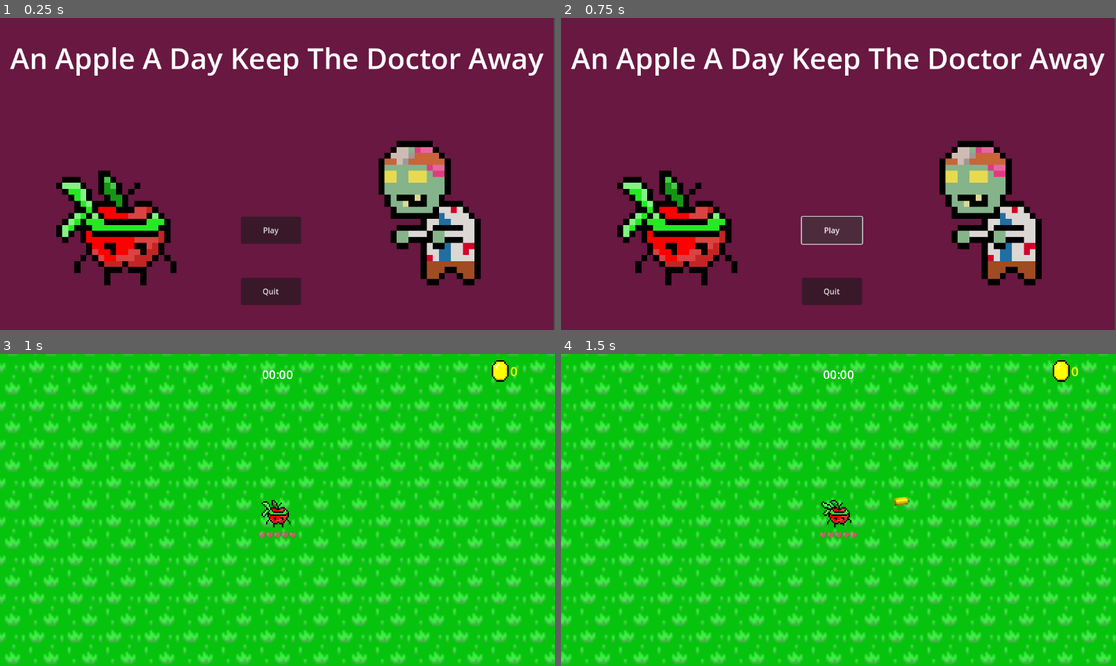
Above: before the commit, frames 1-4 (two rows, left to right).
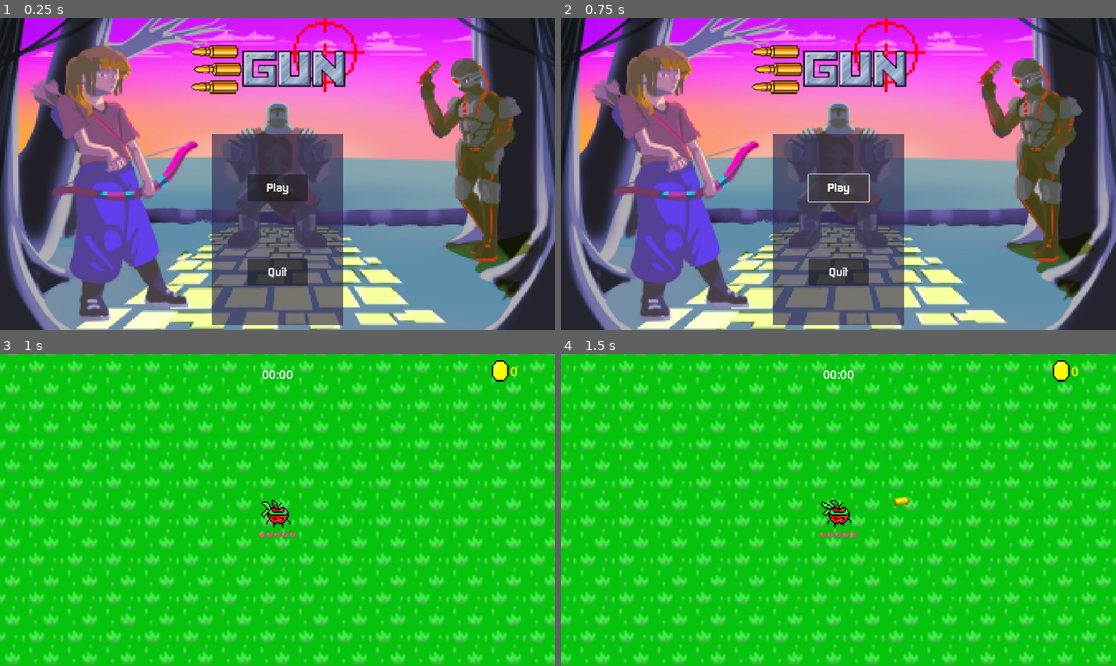
Above: after the commit, the same moments.

Repository: felixtjahyadi/halustudio
Game: Godot game, scene res://scenes/Utils/title.tscn
Same seed, same stepped clock (60 frames per second), same inputs: the game is played once before the commit and once after it. Sound files missing from this copy of the repository are replaced by a short silence.
Inputs (mouse positions are in pixels of both pictures, inside the frame that each line leads up to):
- Up to frame 1 (0.25 s): no input
- Up to frame 2 (0.75 s): click "Play" at 0.5 s
- Up to frame 3 (1 s): no input
- Up to frame 4 (1.5 s): tap Enter at 1.25 s; move the mouse to (960, 494) at 1.27 s; hold D (right) from 1.28 s (still down); click (960, 494) at 1.35 s

The runs differ from the first frame. In frame 1, 100% of the frame differs, in the area x 0-100%, y 0-100%; in frame 2, 100%; in frame 3, nothing differs; in frame 4, nothing differs.

Commit message:
added font, mainmenu-bg, and spawn sheet; modified button and title scene

Diff:
--- a/scenes/Utils/button.tscn
+++ b/scenes/Utils/button.tscn
@@ -1,12 +1,15 @@
-[gd_scene load_steps=3 format=3 uid="uid://by60aag4ff5ly"]
+[gd_scene load_steps=4 format=3 uid="uid://by60aag4ff5ly"]
 
 [ext_resource type="Script" path="res://scripts/button.gd" id="1_vreaw"]
+[ext_resource type="FontFile" uid="uid://dwnvyvhbkpxe3" path="res://assets/Font/Raw/continuum bold.ttf" id="1_wa0dn"]
 [ext_resource type="AudioStream" uid="uid://instngy7814" path="res://assets/Audio/mouse-click-153941.mp3" id="2_18rpd"]
 
 [node name="Button" type="Button"]
 custom_minimum_size = Vector2(125, 56)
 offset_right = 125.0
 offset_bottom = 56.0
+theme_override_fonts/font = ExtResource("1_wa0dn")
+theme_override_font_sizes/font_size = 25
 text = "EXAMPLE"
 script = ExtResource("1_vreaw")
 
--- a/scenes/Utils/title.tscn
+++ b/scenes/Utils/title.tscn
@@ -1,9 +1,8 @@
-[gd_scene load_steps=5 format=3 uid="uid://tosur4j40spc"]
+[gd_scene load_steps=4 format=3 uid="uid://tosur4j40spc"]
 
 [ext_resource type="Script" path="res://scripts/title.gd" id="1_pfnru"]
 [ext_resource type="PackedScene" uid="uid://by60aag4ff5ly" path="res://scenes/Utils/button.tscn" id="2_qfooj"]
-[ext_resource type="Texture2D" uid="uid://crstkvlfvg7rv" path="res://assets/Enemy/zombie_idle.png" id="3_1b6sy"]
-[ext_resource type="Texture2D" uid="uid://dvpli33nvuqmu" path="res://assets/Player/apple_idle.png" id="4_gpsc2"]
+[ext_resource type="Texture2D" uid="uid://cumu00veulya5" path="res://assets/UI/mainmenu-bg.jpg" id="2_y4aph"]
 
 [node name="Menu" type="Control"]
 layout_mode = 3
@@ -14,52 +13,45 @@
 grow_vertical = 2
 script = ExtResource("1_pfnru")
 
-[node name="ColorRect" type="ColorRect" parent="."]
-layout_mode = 0
-offset_right = 1149.0
-offset_bottom = 651.0
-color = Color(0.407843, 0.0941176, 0.254902, 1)
-
-[node name="Label" type="Label" parent="."]
-layout_mode = 0
-offset_right = 1150.0
-offset_bottom = 166.0
-theme_override_font_sizes/font_size = 60
-text = "An Apple A Day Keep The Doctor Away"
-horizontal_alignment = 1
-vertical_alignment = 1
+[node name="TextureRect" type="TextureRect" parent="."]
+layout_mode = 1
+anchors_preset = 15
+anchor_right = 1.0
+anchor_bottom = 1.0
+grow_horizontal = 2
+grow_vertical = 2
+texture = ExtResource("2_y4aph")
+expand_mode = 2
 
 [node name="Play" parent="." instance=ExtResource("2_qfooj")]
-layout_mode = 0
-offset_left = 500.0
-offset_top = 413.0
-offset_right = 625.0
-offset_bottom = 469.0
+layout_mode = 1
+anchors_preset = 8
+anchor_left = 0.5
+anchor_top = 0.5
+anchor_right = 0.5
+anchor_bottom = 0.5
+offset_left = -62.5
+offset_top = 1.0
+offset_right = 62.5
+offset_bottom = 57.0
+grow_horizontal = 2
+grow_vertical = 2
 text = "Play"
 
 [node name="Quit" parent="." instance=ExtResource("2_qfooj")]
-layout_mode = 0
-offset_left = 500.0
-offset_top = 540.0
-offset_right = 625.0
-offset_bottom = 596.0
+layout_mode = 1
+anchors_preset = 8
+anchor_left = 0.5
+anchor_top = 0.5
+anchor_right = 0.5
+anchor_bottom = 0.5
+offset_left = -62.5
+offset_top = 176.0
+offset_right = 62.5
+offset_bottom = 232.0
+grow_horizontal = 2
+grow_vertical = 2
 text = "Quit"
-
-[node name="TextureRect" type="TextureRect" parent="."]
-layout_mode = 0
-offset_left = 748.0
-offset_top = 255.0
-offset_right = 1048.0
-offset_bottom = 555.0
-texture = ExtResource("3_1b6sy")
-
-[node name="TextureRect2" type="TextureRect" parent="."]
-layout_mode = 0
-offset_left = 104.0
-offset_top = 255.0
-offset_right = 404.0
-offset_bottom = 555.0
-texture = ExtResource("4_gpsc2")
 
 [connection signal="click_end" from="Play" to="." method="_on_play_click_end"]
 [connection signal="click_end" from="Quit" to="." method="_on_quit_click_end"]
Binary file added: assets/Font/Raw/continuum bold.ttf
Not shown, added: assets/Font/Raw/continuum bold.ttf.import
Binary file added: assets/UI/mainmenu-bg.jpg
Binary file added: assets/UI/spawn-sheet.png
